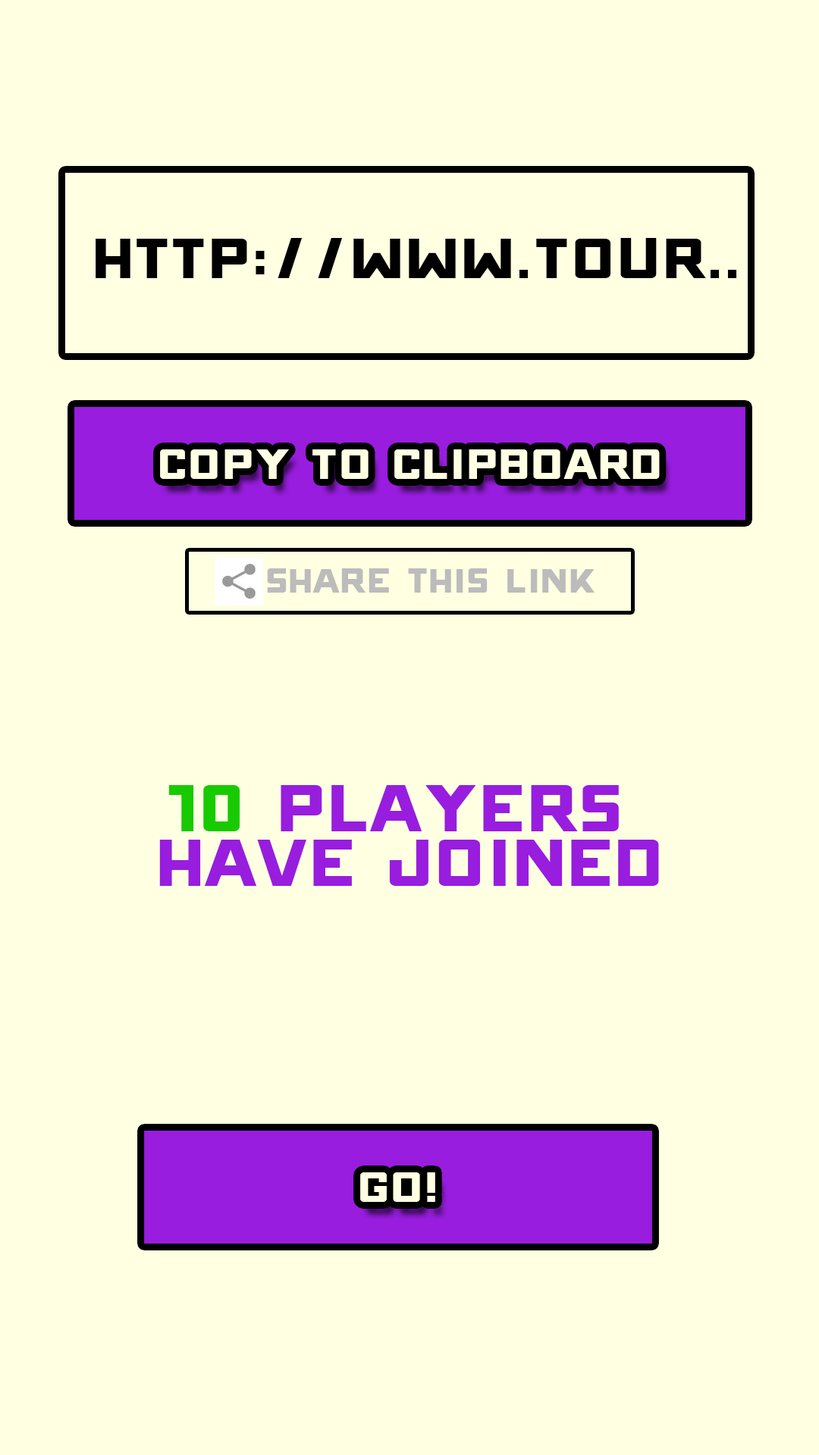
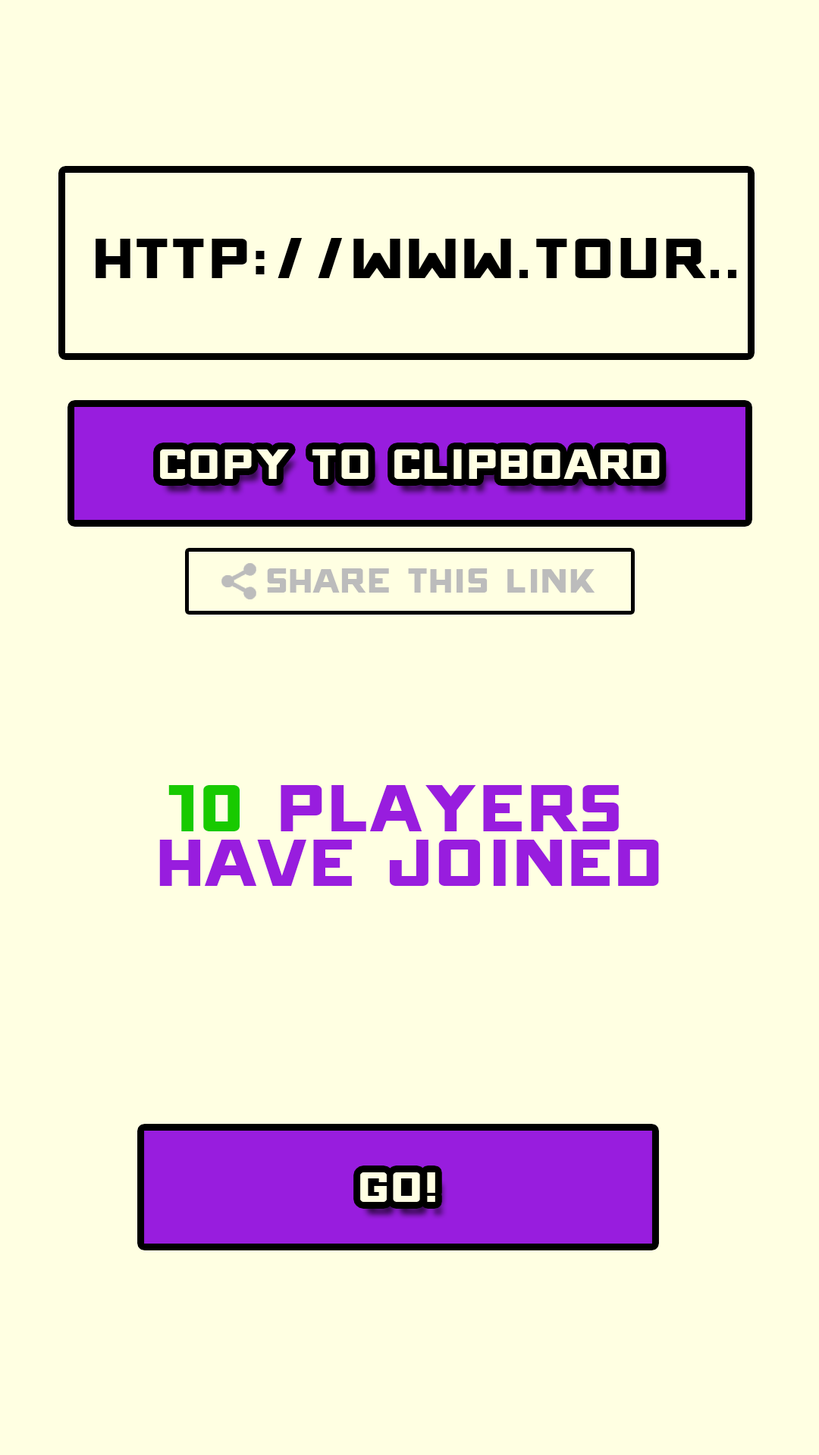
Layered file, before and after one edit (819×1455). Changes by layer:
painted on "Layer 2" over [214, 557, 264, 606]
